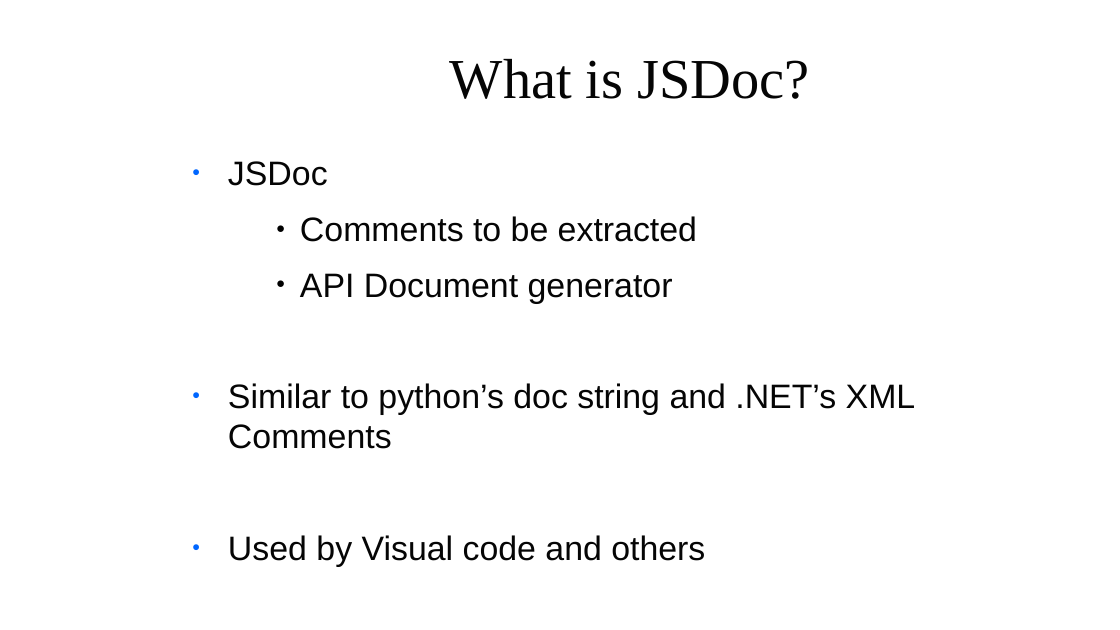
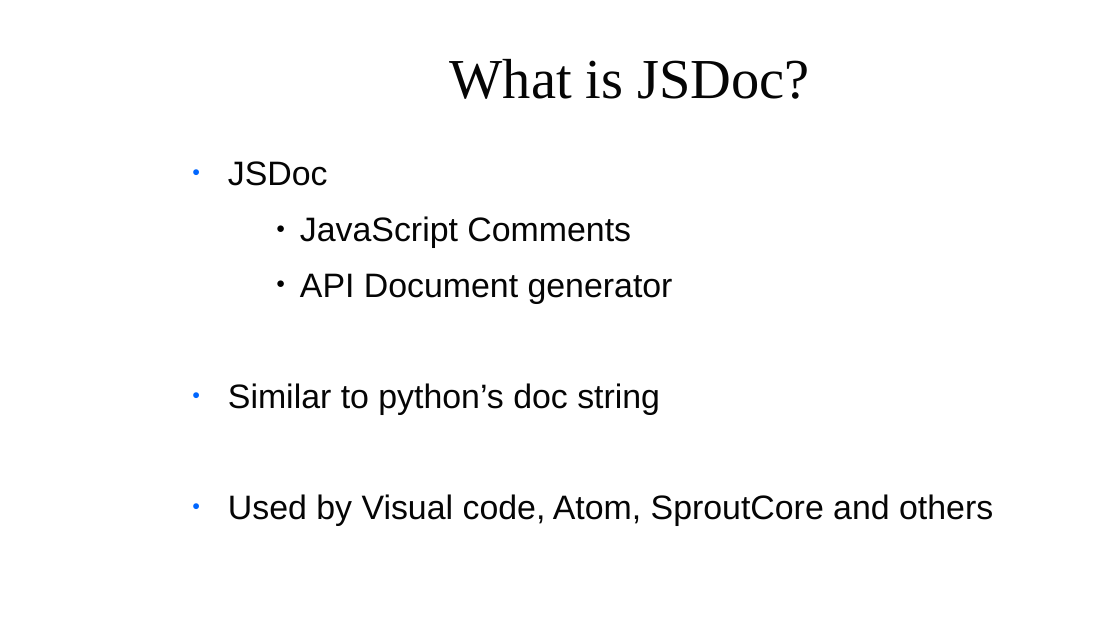
Before and after one commit to zoldello/jsdoc-talk, a slide deck: slide 3 of slides.pptx. Drawn at 1120x630 pixels with LibreOffice and Linux fonts; fonts in the diff are those of the drawing; background and template pictures are left out. Boxes give left, top, right and bottom in pixels: in the first picture for what was removed or moved away, otherwise in the second. Text is boxed around its words. In the diff, an @@ line names an element or a change of style, - is before the commit and + after.

```diff
--- a/slides.pptx
+++ b/slides.pptx
@@ text at (300, 216, 631, 248): text changed @@
-        ● Comments to be extracted
+        ● JavaScript Comments
@@ text at (228, 383, 993, 526): text changed @@
-● Similar to python’s doc string and .NET’s XML Comments
-● Used by Visual code and others
+● Similar to python’s doc string
+● Used by Visual code, Atom, SproutCore and others
```
Also in this commit, not shown: 11 other slides changed, 11 other files.
